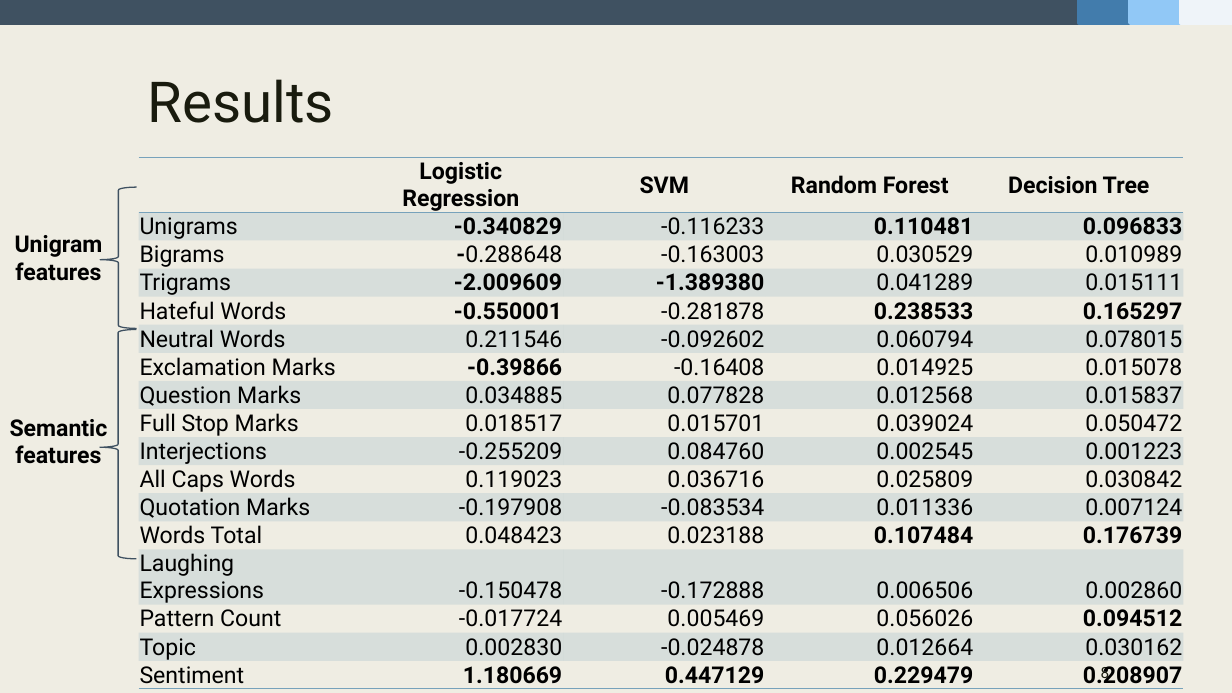
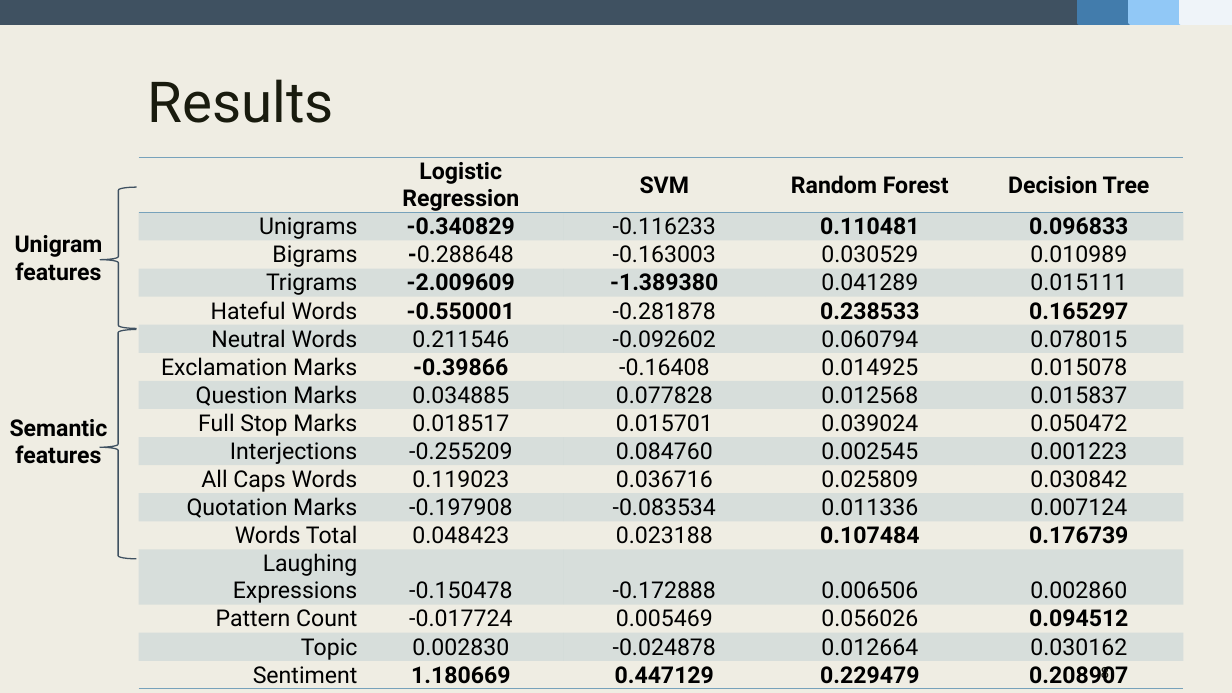
Before and after one commit to fidsusj/HateSpeechDetection, a slide deck: slide 8 of docs/presentation/presentation-slides.pptx. Drawn at 1232x693 pixels with LibreOffice and Linux fonts; fonts in the diff are those of the drawing. Boxes give left, top, right and bottom in pixels: in the first picture for what was removed or moved away, otherwise in the second. Text is boxed around its words. In the diff, an @@ line names an element or a change of style, - is before the commit and + after.

```diff
--- a/docs/presentation/presentation-slides.pptx
+++ b/docs/presentation/presentation-slides.pptx
@@ table at <box>139,157,1184,688</box> @@
@@ alignment left to right @@
@@ alignment right to centre @@
```
Also in this commit, not shown: 4 other slides changed, 2 other files.
